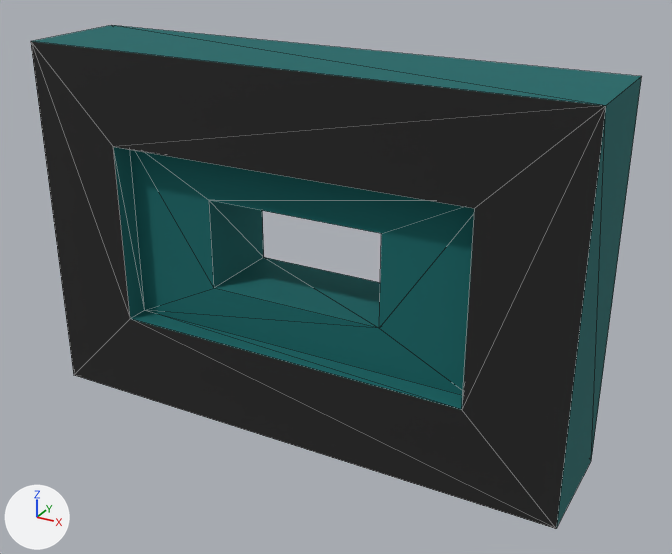
The COLLADA model vr/objetos/p164b2.dae: old version first, new version second.
Both versions are drawn from a 50 mm camera at (46.6, -65.8, 35.7) aimed at (3.5, 12.4, -3.4). Arrows for +X, +Y and +Z are at lower left; the lights stay in place. The picture after the commit comes second. Mesh edges are drawn as thin lines. Where no turn or scale is listed for an object, it has been applied to the vertices.

The first picture shows 'group_0'.
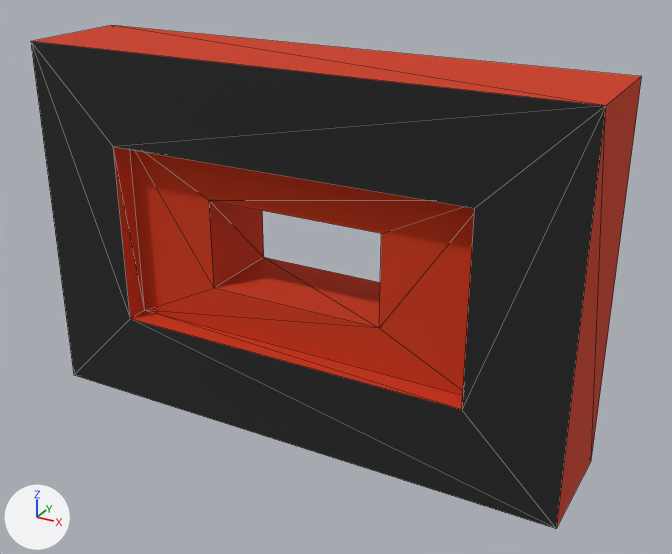
Boxes (x1, y1, x2, y2) around the edits, measured in the pictures (672 x 554 px):
'group_0', recoloured: (31, 25, 642, 529) in both

Diff of the bpy script that builds the scene:
```diff
--- a/vr/objetos/p164b2.dae.py
+++ b/vr/objetos/p164b2.dae.py
@@ mat_color_h08_1 @@
 mat_color_h08_1 = principled_material('__Color_H08_1')
-mat_color_h08_1.base_color = (0.0, 0.133, 0.133)  # dark cyan #006666
+mat_color_h08_1.base_color = (0.604, 0.0331, 0.0)  # orange #cc3300
 mat_color_h08_1.roughness = 0.9
```
